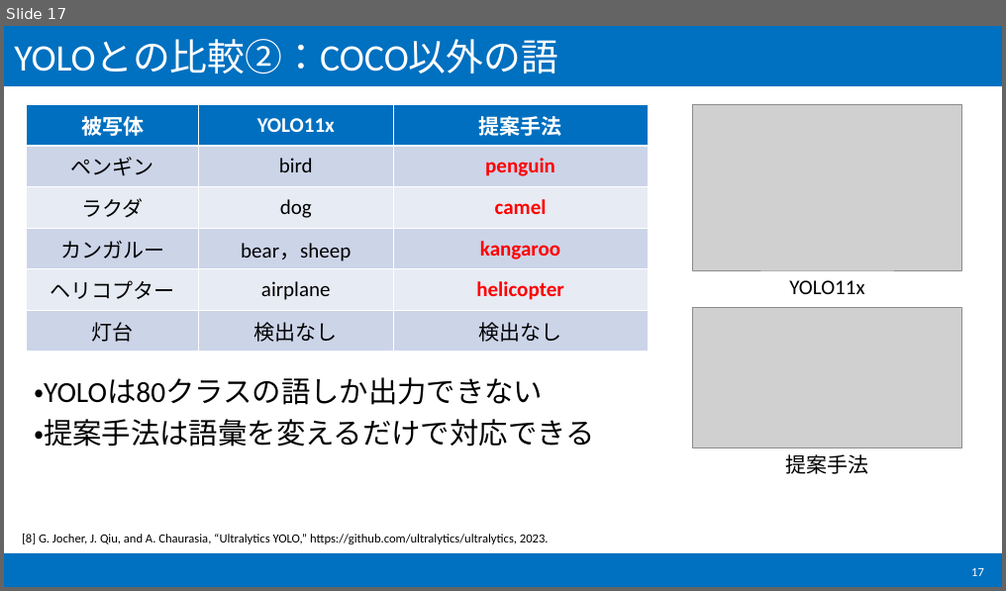
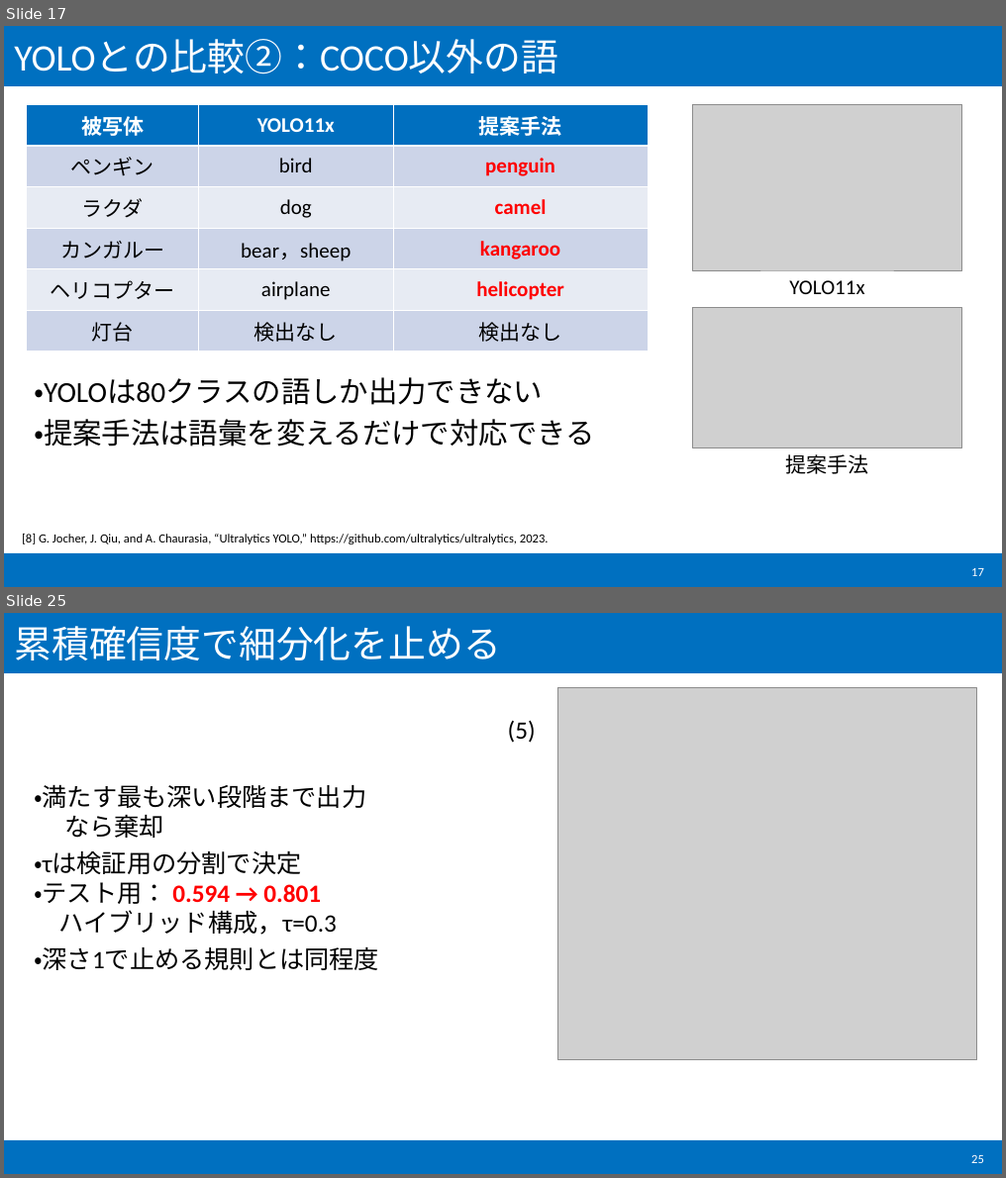
Before and after one commit to Arcazyteez/Adjustable-GranularityObjectAnnotation, a slide deck: slides_object_annotation.pptx. Shown one above the other, each under a label of ours: slide 17 before the commit, slides 17 and 25 after it; the slides between them are not shown. The pictures are 1006x591 and 1006x1178 pixels, drawn with LibreOffice and Linux fonts; fonts in the diff are those of the drawing; grey boxes stand for pictures. Boxes give left, top, right and bottom in pixels: in the first picture for what was removed or moved away, otherwise in the second. Text is boxed around its words. In the diff, an @@ line names an element or a change of style, - is before the commit and + after.

```diff
--- a/slides_object_annotation.pptx
+++ b/slides_object_annotation.pptx
@@ slide 25 added at (4,613,1002,1174), background #FFFFFF; not listed: 2 template elements that a slide beside it also shows @@
@@ title added at (14,626,500,661), 36 pt, text #FFFFFF @@
+累積確信度で細分化を止める
@@ picture added at (558,688,977,1059) @@
@@ text added at (508,720,536,743), 24 pt, text #000000 @@
+(5)
@@ text added at (34,784,379,970), 24 pt, text #000000 @@
+・満たす最も深い段階まで出力
+なら棄却
+・τは検証用の分割で決定
+・テスト用： 0.594 → 0.801
+ハイブリッド構成，τ=0.3
+・深さ1で止める規則とは同程度
@@ page number added at (971,1156,984,1163), 12 pt, text #FFFFFF @@
+25
```
Also in this commit, not shown: 1 slide changed, 7 other slides added, 56 other files.
